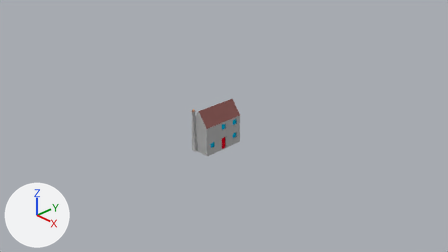
Before and after pictures for a commit that changed the Blender file Assets/Blender/house3.blend.
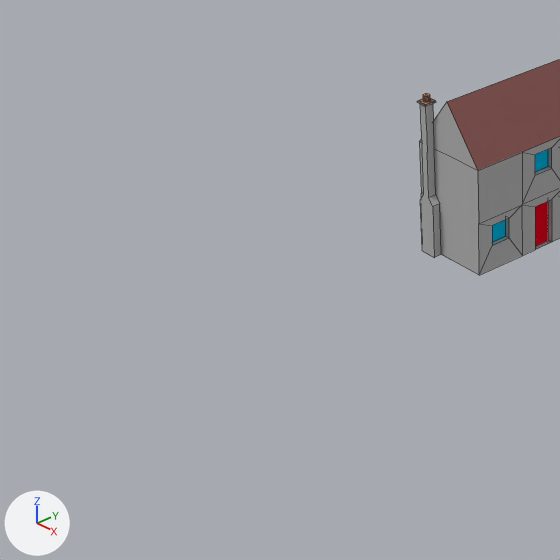
Each version is shown from the file's camera 'Camera', then close up on the part from 18% to 51% of the width and 34% to 92% of the height. Lighting does not change. The marker at lower left points along +X, +Y and +Z. The close-ups show mesh edges as thin lines.
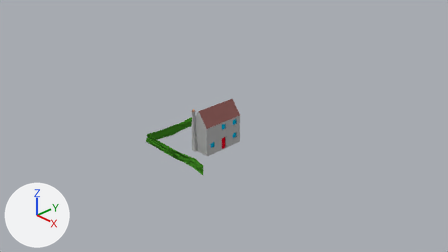
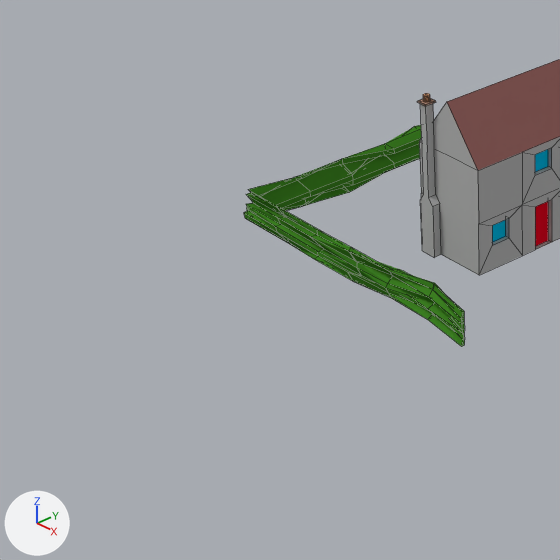
What differs and where, as boxes [x1, y1, x2, y2] in the close-ups (560 x 560 px):
'BoundaryHedge', added (green): after [244, 125, 465, 347]

The change, as a list of edits to the scene's bpy script:
```text
Add mat_hedge:
    mat_hedge = diffuse_material('Hedge')
    mat_hedge.base_color = (0.049, 0.229, 0.0172)  # green #3f8423
Add me_cube_002:
    me_cube_002.from_pydata(...)  # 182 vertices, 180 faces; spans x -1.0..1.0, y -1.0..1.11, z -1.08..-0.79
    me_cube_002.materials.append(mat_hedge)  # green #3f8423
Add ob_boundaryhedge:
    ob_boundaryhedge = bpy.data.objects.new('BoundaryHedge', me_cube_002)
    ob_boundaryhedge.location = (0.0, 0.0, 1.0)
```
